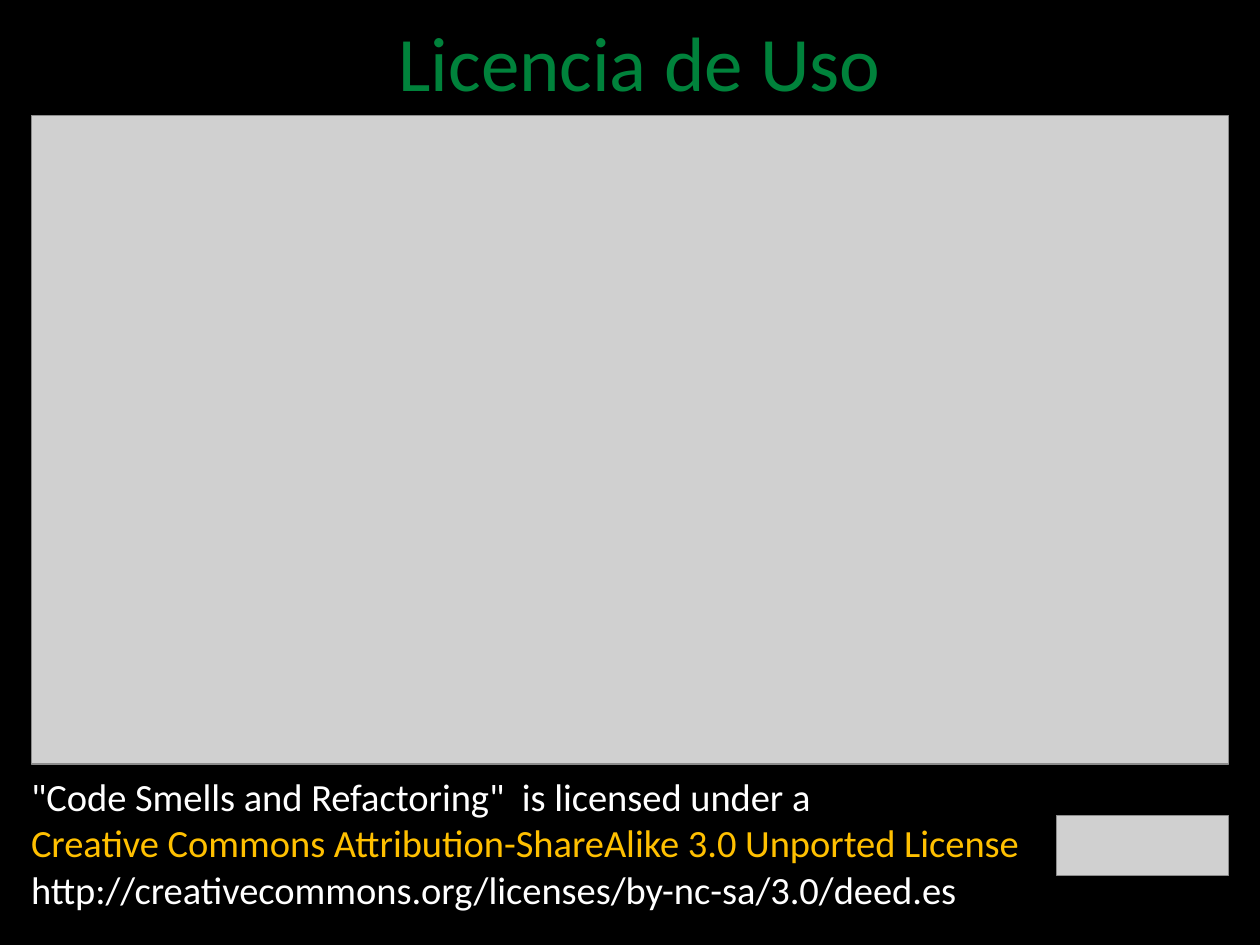
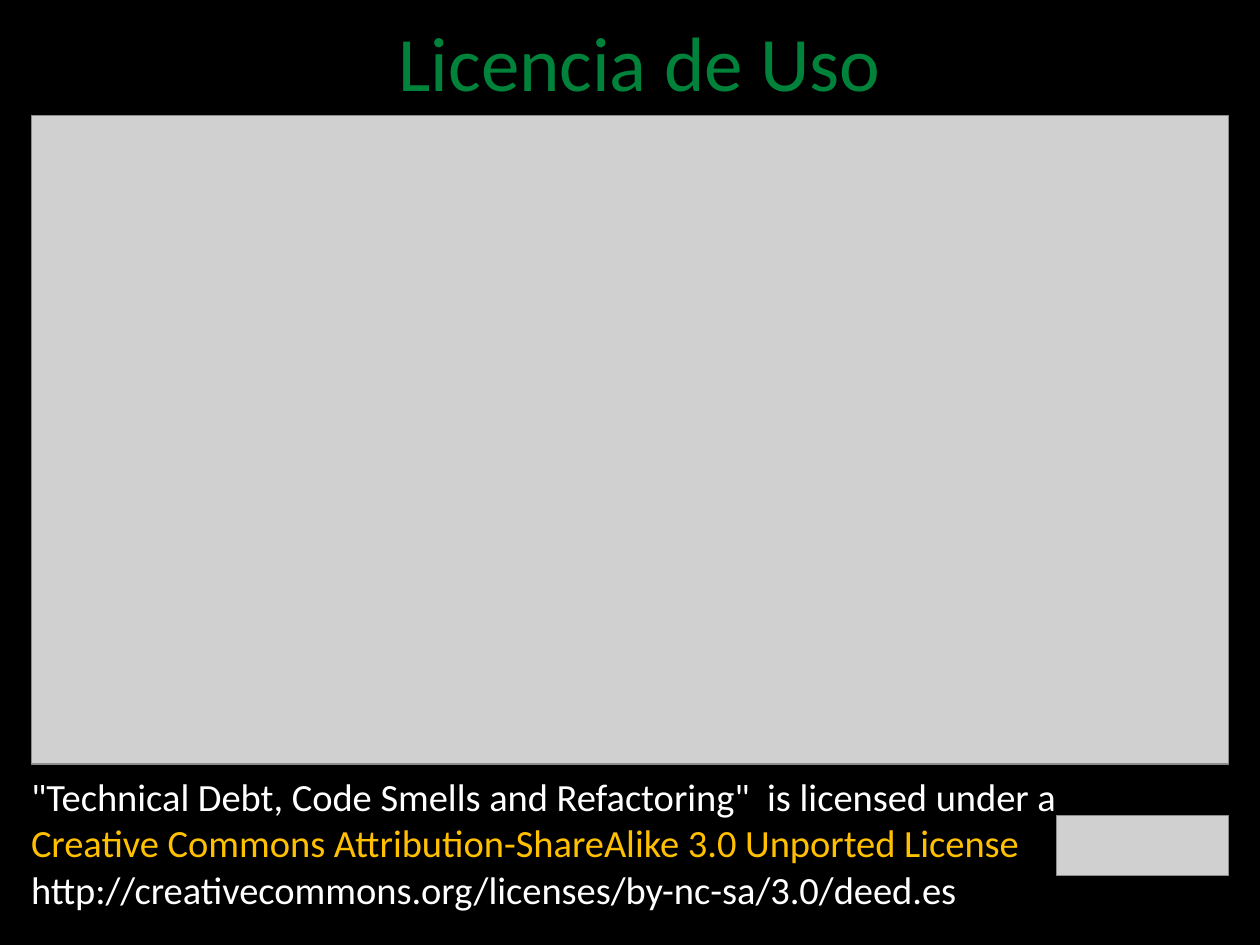
Before and after one commit to angelnunezsalazar/Code-Smells-and-Refactoring, a slide deck: slide 1 of Diapositivas/Code Smells and Refactoring.pptx (slide 2 before the commit). Drawn at 1260x945 pixels with LibreOffice and Linux fonts; fonts in the diff are those of the drawing; grey boxes stand for pictures; background and template pictures are left out. Boxes give left, top, right and bottom in pixels: in the first picture for what was removed or moved away, otherwise in the second. Text is boxed around its words. In the diff, an @@ line names an element or a change of style, - is before the commit and + after.

Commit message:
- Dinámica Technical Debt - Slides Technical Debt - Descripción Smells en Español - Imágenes de Smells en Slides

```diff
--- a/Diapositivas/Code Smells and Refactoring.pptx
+++ b/Diapositivas/Code Smells and Refactoring.pptx
@@ text at (31, 784, 1055, 864): text changed; text colour #FFC000 to #FFFFFF @@
-"Code Smells and Refactoring" is licensed under a
-Creative Commons Attribution-ShareAlike 3.0 Unported License
+"Technical Debt, Code Smells and Refactoring" is licensed under a
+Creative Commons Attribution-ShareAlike 3.0 Unported License
```
Also in this commit, not shown: 10 other slides changed, 21 slides added, 3 slides removed, 15 other files.
